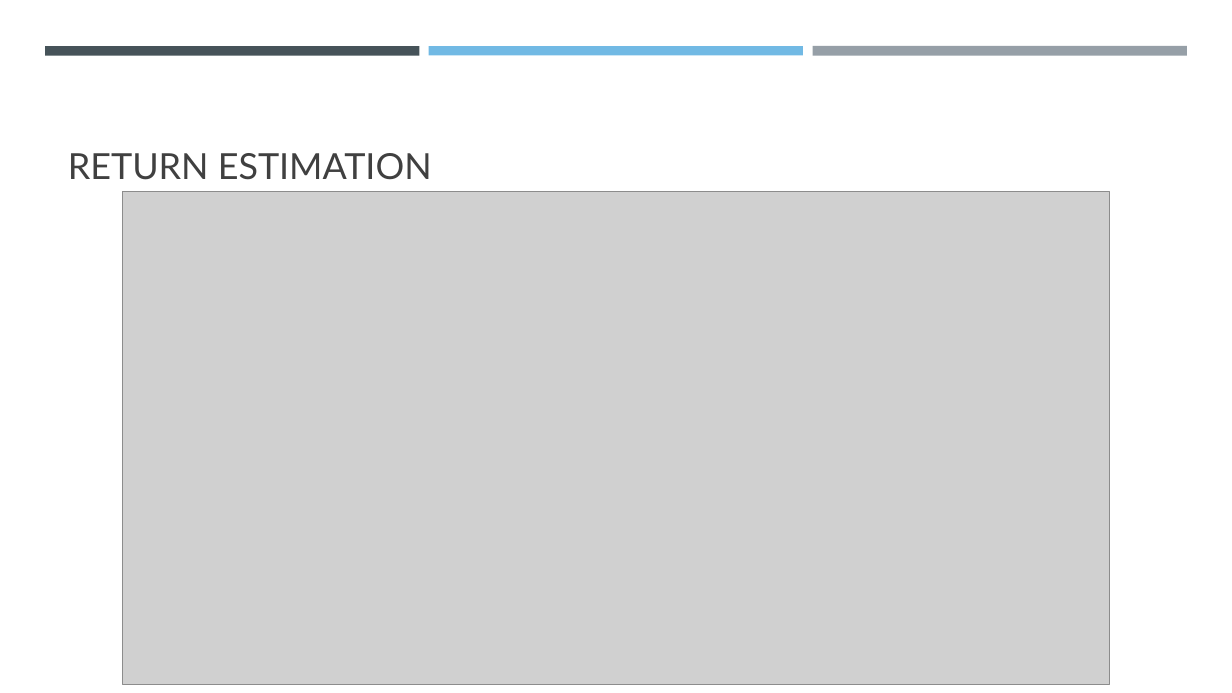
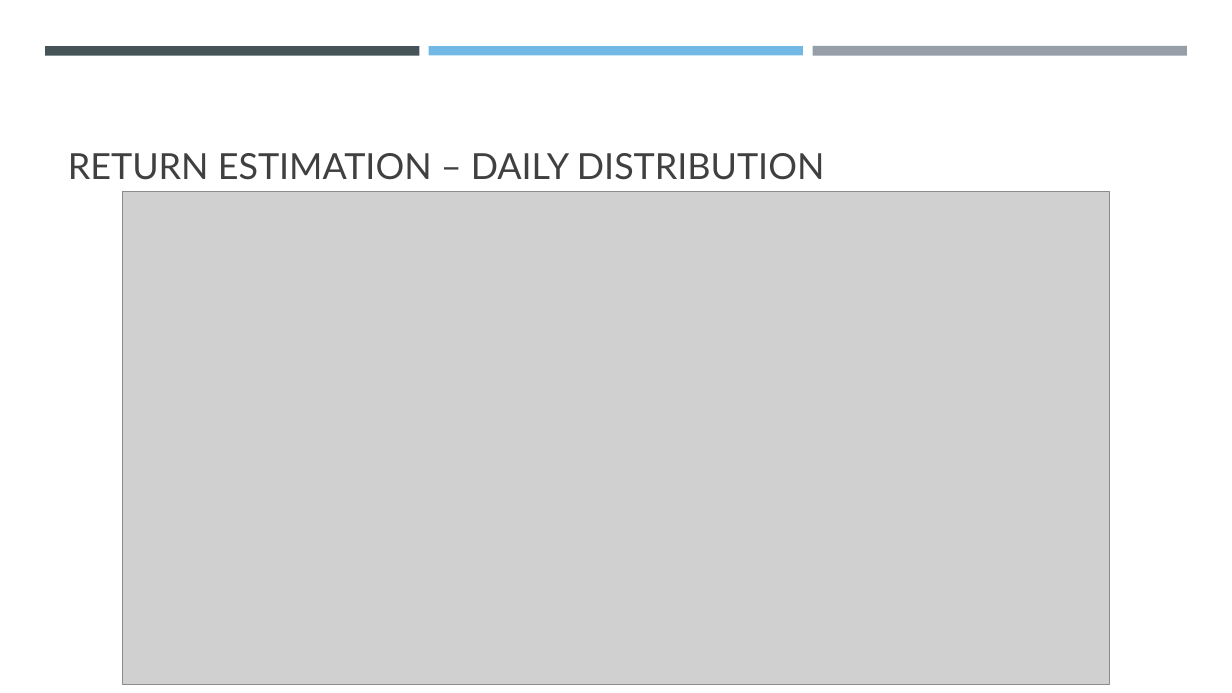
Before and after one commit to gabeo13/Pharma-Stock-Analysis, a slide deck: slide 10 of Stock Market Analysis.pptx. Drawn at 1232x693 pixels with LibreOffice and Linux fonts; fonts in the diff are those of the drawing; grey boxes stand for pictures. Boxes give left, top, right and bottom in pixels: in the first picture for what was removed or moved away, otherwise in the second. Text is boxed around its words. In the diff, an @@ line names an element or a change of style, - is before the commit and + after.

```diff
--- a/Stock Market Analysis.pptx
+++ b/Stock Market Analysis.pptx
@@ title at [68,153,824,180]: text changed @@
-RETURN ESTIMATION
+RETURN ESTIMATION – DAILY DISTRIBUTION
```
Also in this commit, not shown: 2 other slides changed, 1 slide added, 3 other files.
